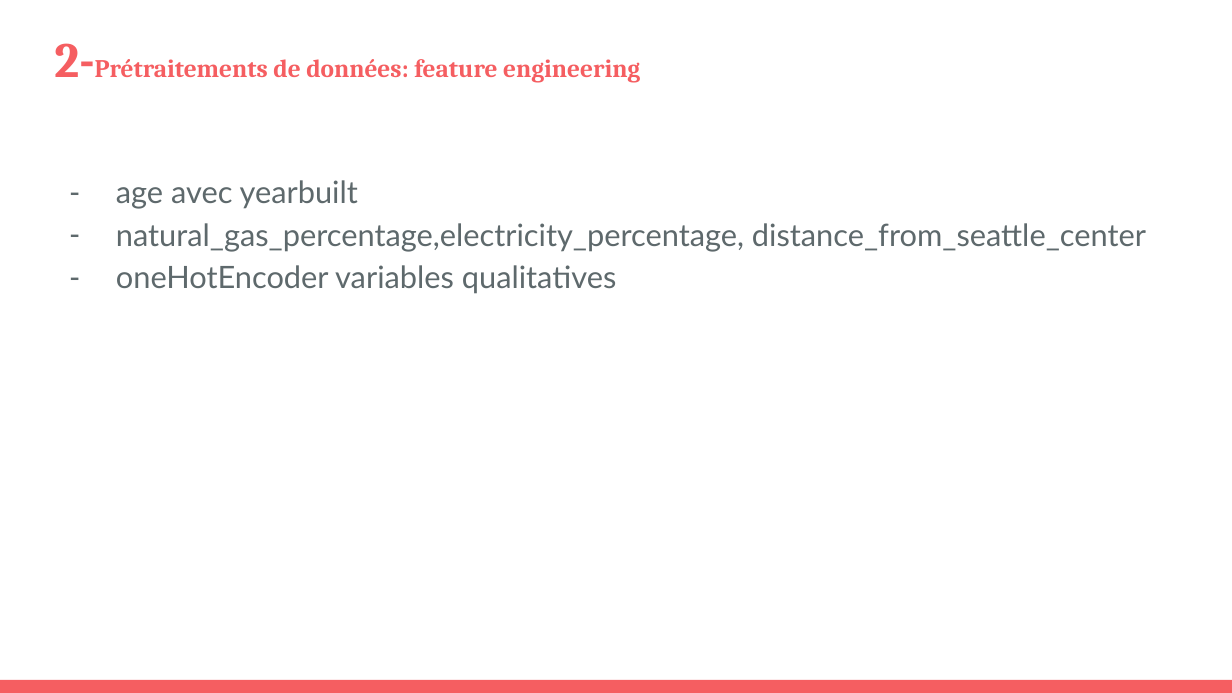
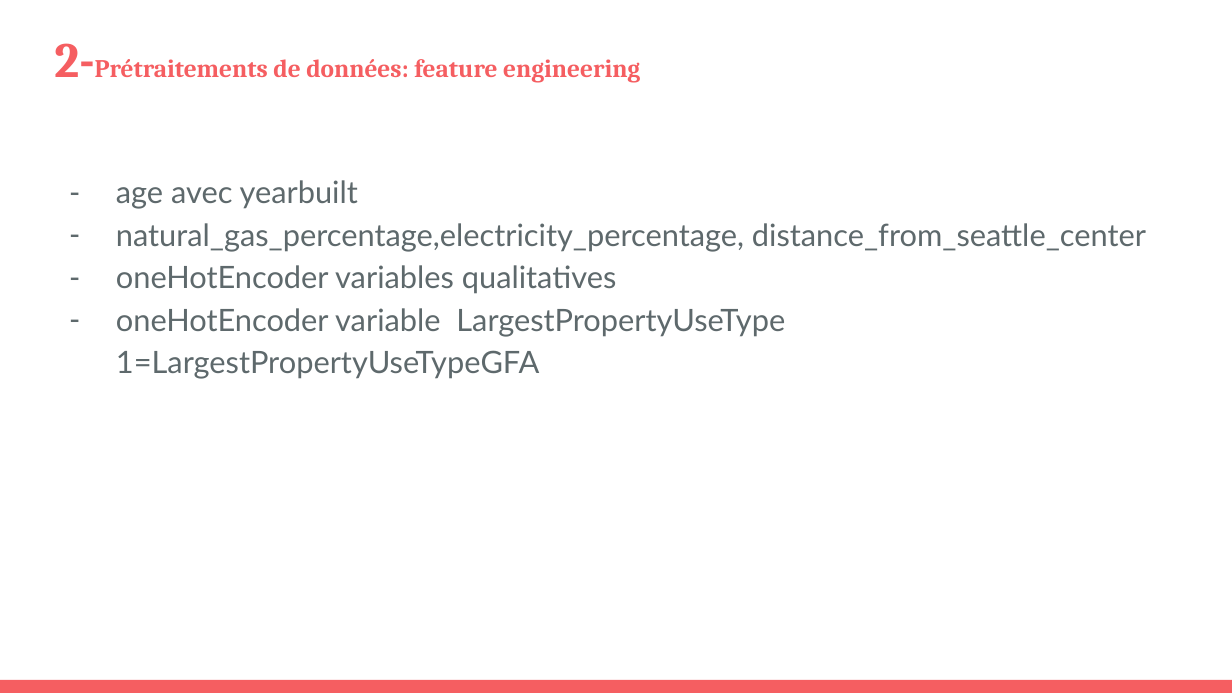
Before and after one commit to hoochycoochie/p4ml, a slide deck: slide 10 of DIOP_Amadou_4_presentation_082022.pptx. Drawn at 1232x693 pixels with LibreOffice and Linux fonts; fonts in the diff are those of the drawing. Boxes give left, top, right and bottom in pixels: in the first picture for what was removed or moved away, otherwise in the second. Text is boxed around its words. In the diff, an @@ line names an element or a change of style, - is before the commit and + after.

```diff
--- a/DIOP_Amadou_4_presentation_082022.pptx
+++ b/DIOP_Amadou_4_presentation_082022.pptx
@@ text at <box>116,308,785,379</box>: paragraph added @@
+– oneHotEncoder variable LargestPropertyUseType 1=LargestPropertyUseTypeGFA
```
Also in this commit, not shown: 6 other slides changed, 1 slide added, 3 other files.
